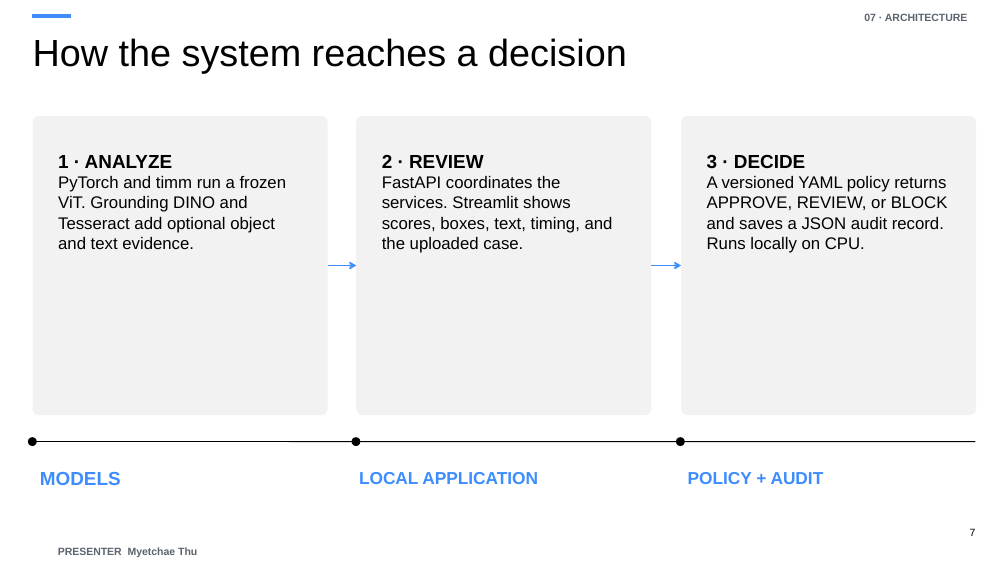
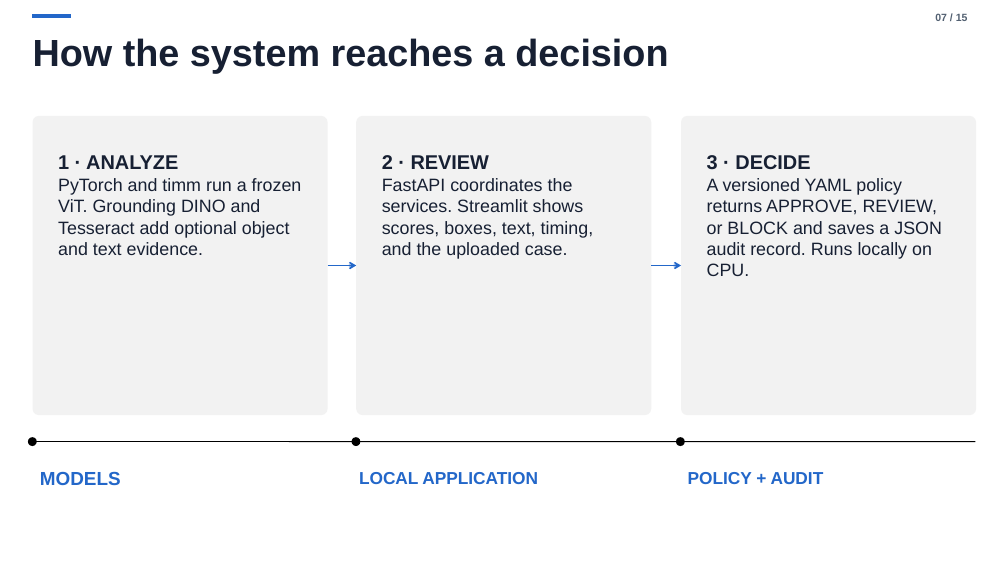
Before and after one commit to Swarnaditya-Maitra/MS_DSP_462_ComputerVision_ad-safety-moderation-pipeline, a slide deck: slide 7 of outputs/presentation/ad_safety_management_presentation.pptx. Drawn at 1008x567 pixels with LibreOffice and Linux fonts; fonts in the diff are those of the drawing. Boxes give left, top, right and bottom in pixels: in the first picture for what was removed or moved away, otherwise in the second. Text is boxed around its words. In the diff, an @@ line names an element or a change of style, - is before the commit and + after.

```diff
--- a/outputs/presentation/ad_safety_management_presentation.pptx
+++ b/outputs/presentation/ad_safety_management_presentation.pptx
@@ text "How the system reaches a ..." at [33,38,668,73]: text colour #000000 to #172033, bold on @@
@@ rectangle at [33,14,70,17]: fill #3D8DFF to #2367C9; outline #3D8DFF 0 pt to #2367C9 0 pt @@
@@ text at [935,14,968,21]: text changed; text colour #5B6470 to #526071 @@
-07 · ARCHITECTURE
+07 / 15
@@ text "1 · ANALYZE" at [58,155,302,255]: size 18 to 19 pt in "1 · ANALYZE"; text colour #000000 to #172033, size 16 to 17 pt @@
@@ text "2 · REVIEW" at [382,155,594,259]: size 18 to 19 pt in "2 · REVIEW"; text colour #000000 to #172033, size 16 to 17 pt @@
@@ text "3 · DECIDE" at [707,155,942,276]: size 18 to 19 pt in "3 · DECIDE"; text colour #000000 to #172033, size 16 to 17 pt @@
@@ arrow (327, 265) - (356, 265): stroke #3D8DFF 1.5 pt to #2367C9 1.5 pt @@
@@ arrow (651, 265) - (681, 265): stroke #3D8DFF 1.5 pt to #2367C9 1.5 pt @@
@@ text colour #3D8DFF to #2367C9 in 3 elements at [359,472,538,484], [40,471,121,485], [688,472,824,484] @@
@@ text removed at [970,528,976,536] @@
-7
@@ text removed at [58,547,197,557] @@
-PRESENTER Myetchae Thu
```
Also in this commit, not shown: 9 other slides changed, 5 slides added, 5 slides removed, 13 other files.
